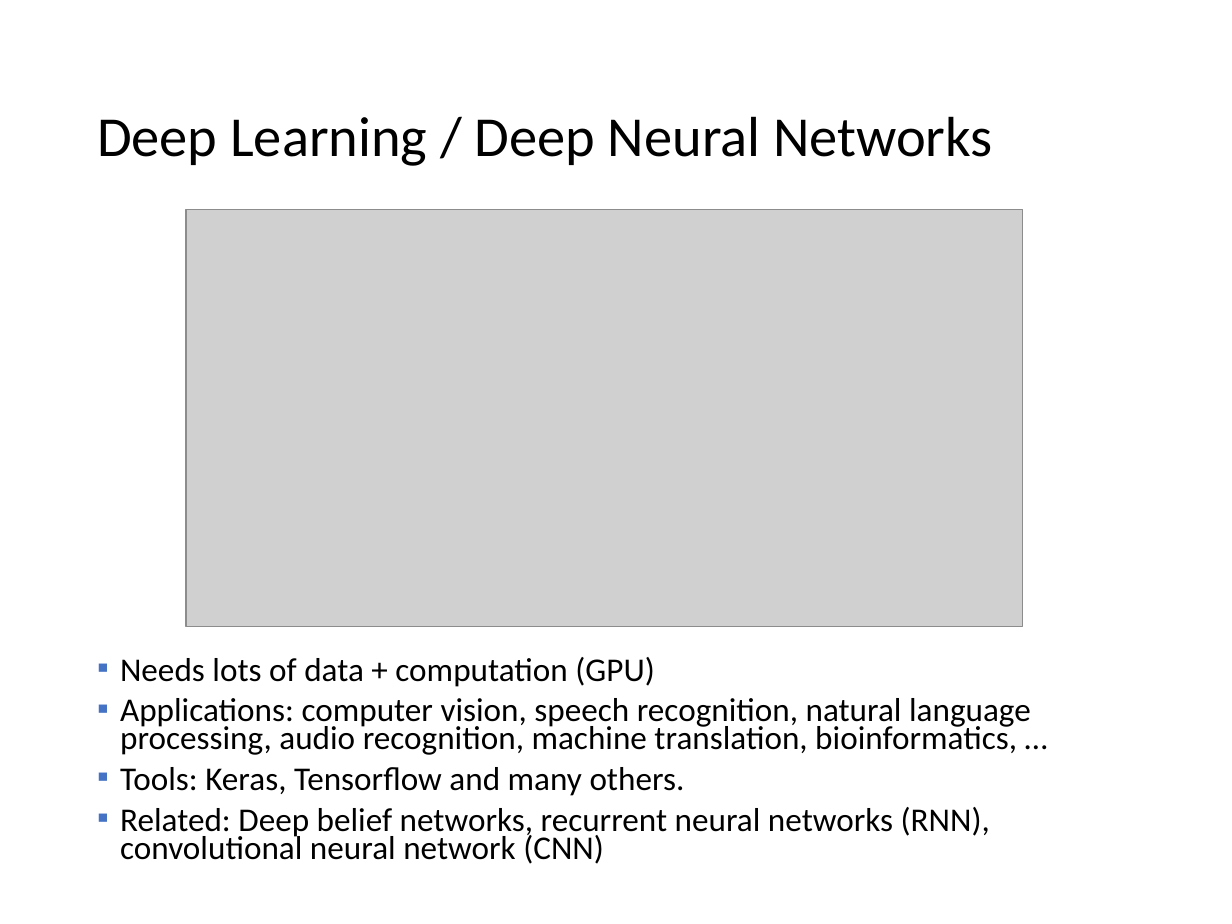
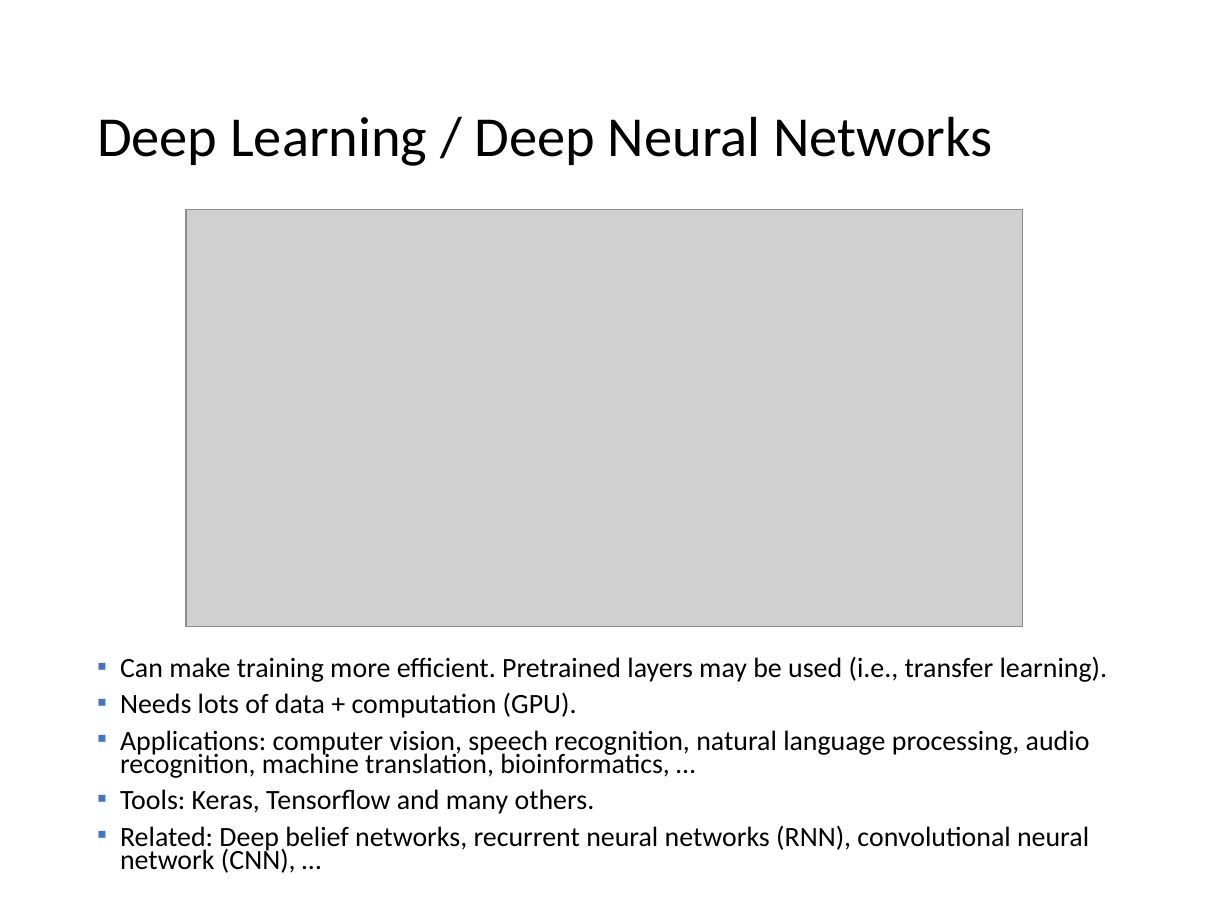
Before and after one commit to mhahsler/Introduction_to_Data_Mining_R_Examples, a slide deck: slide 56 of slides/chap4_alternative_classification.pptx. Drawn at 1232x924 pixels with LibreOffice and Linux fonts; fonts in the diff are those of the drawing; grey boxes stand for pictures. Boxes give left, top, right and bottom in pixels: in the first picture for what was removed or moved away, otherwise in the second. Text is boxed around its words. In the diff, an @@ line names an element or a change of style, - is before the commit and + after.

```diff
--- a/slides/chap4_alternative_classification.pptx
+++ b/slides/chap4_alternative_classification.pptx
@@ text at box(120, 656, 1108, 718): text changed; size 19.4 to 16.3 pt @@
-▪ Needs lots of data + computation (GPU)
+▪ Can make training more efficient. Pretrained layers may be used (i.e., transfer learning).
+▪ Needs lots of data + computation (GPU).
@@ text at box(120, 730, 1090, 814): size 19.4 to 16.3 pt in "Applications: computer vision, speech recognition, natural l ...", "Tools: Keras, Tensorflow and many others." @@
@@ text at box(120, 825, 1089, 873): text changed; size 19.4 to 16.3 pt @@
-▪ Related: Deep belief networks, recurrent neural networks (RNN), convolutional neural network (CNN)
+▪ Related: Deep belief networks, recurrent neural networks (RNN), convolutional neural network (CNN), …
```
Also in this commit, not shown: 19 other slides changed, 9 slides removed, 1 other file.
